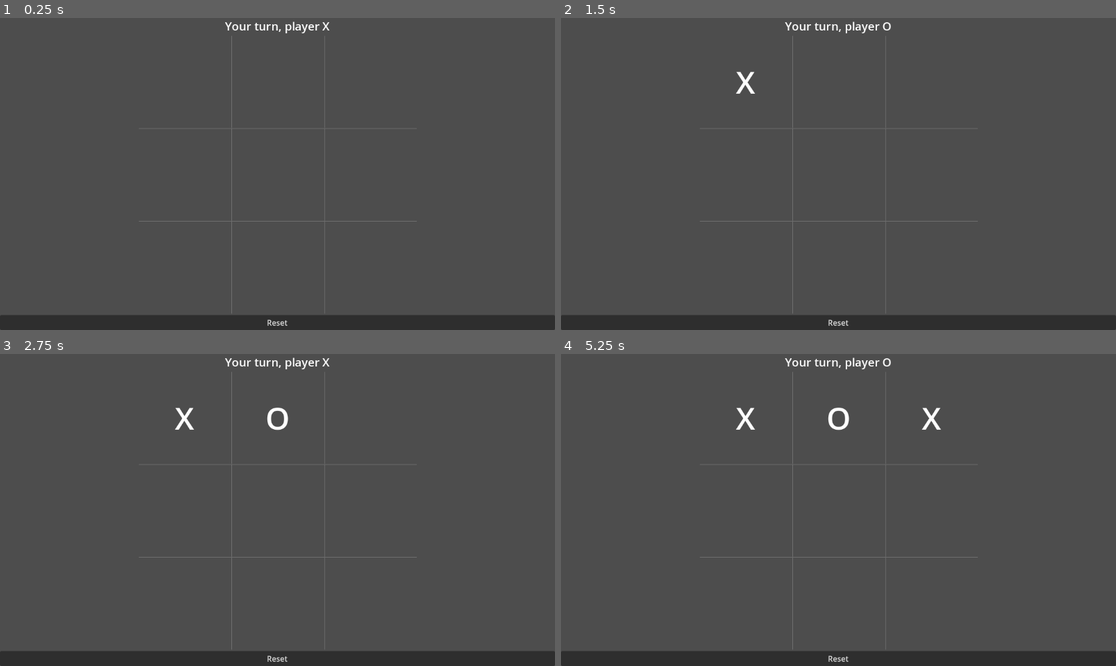
Above: before the commit, frames 1-4 (two rows, left to right).
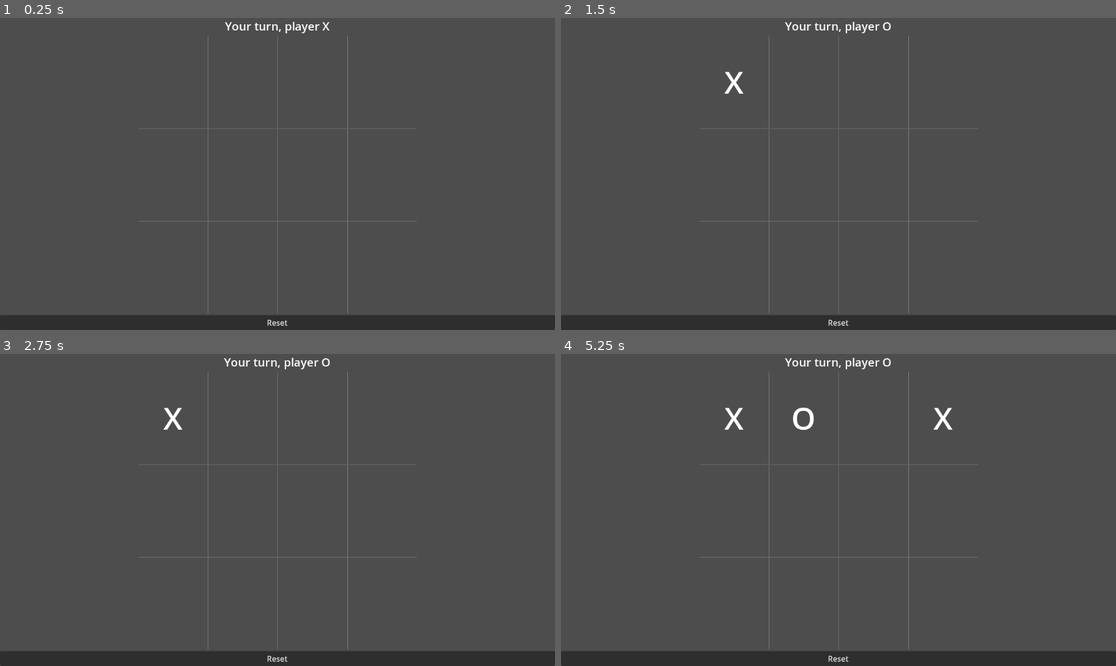
Above: after the commit, the same moments.

Repository: TheSecondReal0/caci-tictactoe
Game: Godot game, scene res://main/main.tscn
The game is run twice, just before and just after one commit, with the same random seed, the same clock (stepped at 60 frames per second) and the same inputs.
Inputs (mouse positions are in pixels of both pictures, inside the frame that each line leads up to):
- Up to frame 1 (0.25 s): no input
- Up to frame 2 (1.5 s): click (744, 80) at 0.52 s; click "X" at 1.25 s
- Up to frame 3 (2.75 s): click (277, 416) at 2.02 s
- Up to frame 4 (5.25 s): click (838, 416) at 2.75 s, where only the run before the commit has a clickable "O"; click (805, 416) at 3.52 s; click "O" at 4.25 s; click (932, 416) at 5.02 s

The runs differ from the first frame. In frame 1, 0.4% of the frame differs, in the area x 37-63%, y 5-95%; in frame 2, 0.6%; in frame 3, 1.0%; in frame 4, 1.1%, in the area x 29-71%, y 5-95%.

Commit message:
implemented another win condition for non-square boards

Diff:
--- a/classes/board.gd
+++ b/classes/board.gd
@@ -39,18 +39,7 @@
 
 # returns the token of the player who won, null if no victory conditions are met
 func check_win_conditions() -> Variant:
-	var check_functions: Array[Callable] = []
-
-	# figure out which set of win conditions to apply based on board dimensions
-	match dimensions:
-		Vector2i(3, 3):
-			check_functions = [check_win_rows,
-								check_win_columns,
-								check_win_diagonals
-								]
-		_: # default case
-			# no ruleset configured for these dimensions, return null
-			return null
+	var check_functions: Array[Callable] = get_win_conditions()
 
 	# check all of our win conditions against the board
 	var result: Variant = null
@@ -63,6 +52,24 @@
 
 	# if we reach this point, no victory
 	return null
+
+func get_win_conditions() -> Array[Callable]:
+	var functions: Array[Callable] = []
+
+	# if the board is square, use row, column, and diagonal conditions
+	if dimensions.x == dimensions.y:
+		functions = [check_win_rows,
+					check_win_columns,
+					check_win_diagonals
+					]
+	# if the board is not square, use row, column, and square conditions
+	else:
+		functions = [check_win_rows,
+					check_win_columns,
+					check_win_square.bind(2)
+					]
+
+	return functions
 
 # returns the token of the player who meets the row win condition, null if no player meets it
 func check_win_rows() -> Variant:
@@ -165,3 +172,29 @@
 
 	# target_token now holds the result of the victory check
 	return target_token
+
+# checks if there is a square of a given size of one token
+# returns the token of the player who meets this win condition, null if no player meets it
+func check_win_square(size: int) -> Variant:
+	# check every possible square starting at the top left
+	for row in range(0, dimensions.y - size + 1):
+		for col in range(0, dimensions.x - size + 1):
+			var target_token: Variant = get_cell(row, col)
+			# make sure every token in the square matches and is not null
+			for i in range(row, row + size):
+				for j in range(col, col + size):
+					var token: Variant = get_cell(i, j)
+					if token == null:
+						target_token = null
+						break
+					if token != target_token:
+						target_token = null
+						break
+				# if target_token is null, no victory
+				if target_token == null:
+					break
+
+			# if target_token is not null, we found a victory
+			if target_token != null:
+				return target_token
+	return null
--- a/main/main.gd
+++ b/main/main.gd
@@ -1,6 +1,10 @@
 extends Control
 
+# dimensions of the tictactoe board
 @export var dimensions: Vector2i = Vector2i(3, 3)
+# one token for each player (player 0's token is at idx 0,
+# 	player 1's token at idx 1, etc.)
+# size of this array is the amount of players in the game
 @export var tokens: Array[Variant] = ["X", "O"]
 
 @export_group("internal")
@@ -10,6 +14,7 @@
 
 var board: Board
 
+# keep track of who's turn it is
 var current_player: int = 0
 
 # called when the node enters the scene tree for the first time.
--- a/main/main.tscn
+++ b/main/main.tscn
@@ -14,6 +14,7 @@
 grow_horizontal = 2
 grow_vertical = 2
 script = ExtResource("1_meuwg")
+dimensions = Vector2i(4, 3)
 title = NodePath("VBoxContainer/title")
 board_node = NodePath("VBoxContainer/AspectRatioContainer/board")
 reset_button = NodePath("VBoxContainer/reset")
